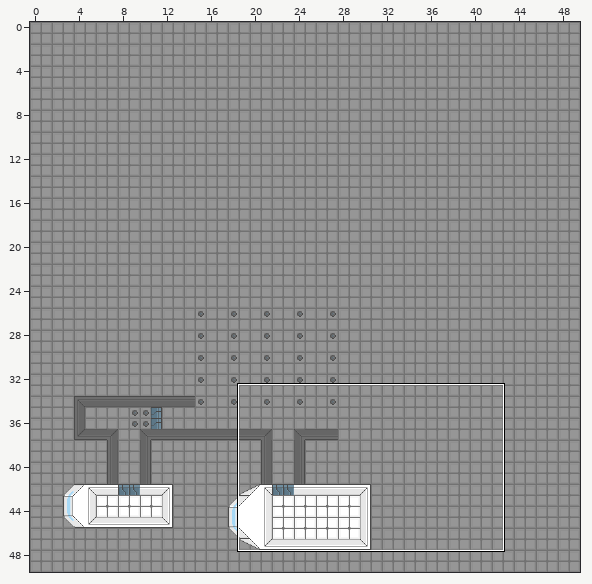
Tiled map -- core/assets/testington.tmx. The first picture is a wide view before the edit; the outline marks the close-up.
Close-up. Earlier state:
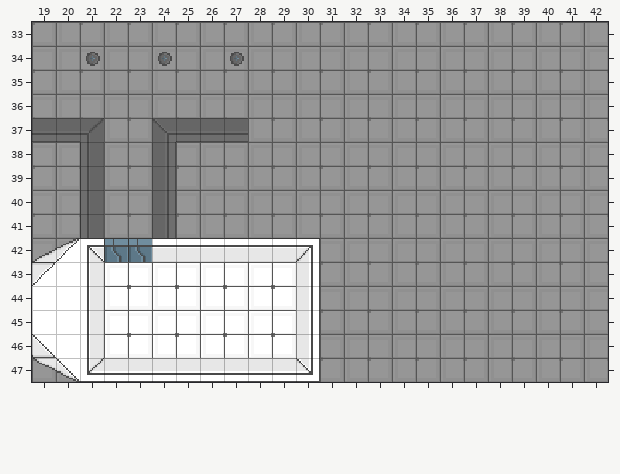
Cells are 16x16 px. Shown: x 19..42, y 33..47. The commit also changed other parts of the map, which this record leaves out.
Now the later version:
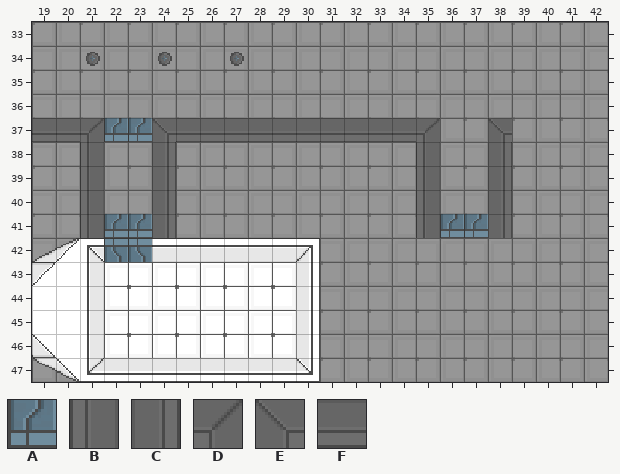
Key: from "Tileset": A 4, B 18, C 20, D 21, E 22, F 25.
_ is an empty cell.
Change:
Layer "Door":
y 37: x 22..23 __ -> AA; x 28..35 ________ -> FFFFFFFD; x 38 _ -> E
y 38..40: x 35 _ -> B; x 38 _ -> C
y 41: x 22..23 __ -> AA; x 35..38 ____ -> BAAC
